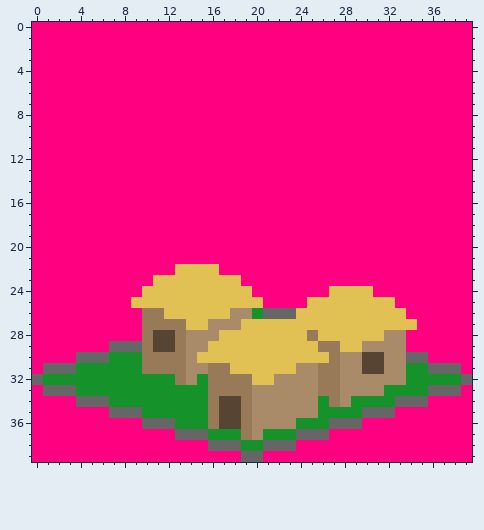
Pixel-art sprite, stored at art/constructs/buildings/house_7.png. The picture above is the old version.
The file is 40x40 pixels.
The same view after the edit:
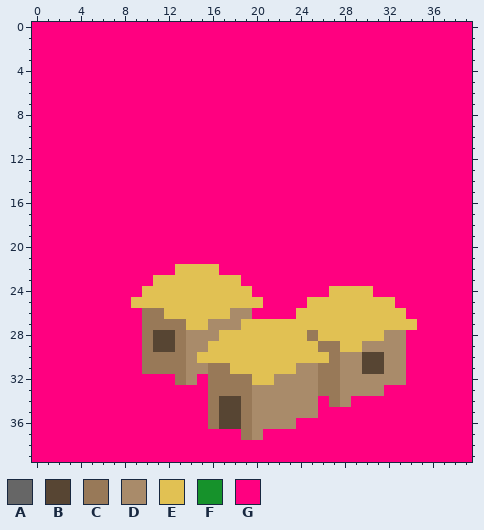
Palette (. is transparent): A #666666  B #574533  C #987958  D #a98b6a  E #e1c153  F #16922b  G #ff0080
The edit:
Changed rows in their new state; - is an unchanged pixel.
first column x 0:
26 --------------------GGGG----------------
29 -------GGG------------------------------
30 ----GGGGGG------------------------GG----
31 -GGGGGGGGG------------------------GGGGG-
32 GGGGGGGGGGGGG--G------------------GGGGGG
33 -GGGGGGGGGGGGGGG----------------GGGGGGG-
34 ----GGGGGGGGGGGG----------G--GGGGGGG----
35 -------GGGGGGGGG----------GGGGGGG-------
36 ----------GGGGGG--------GGGGGG----------
37 -------------GGGGGG--GGGGGG-------------
38 ----------------GGGGGGGG----------------
39 -------------------GG-------------------
